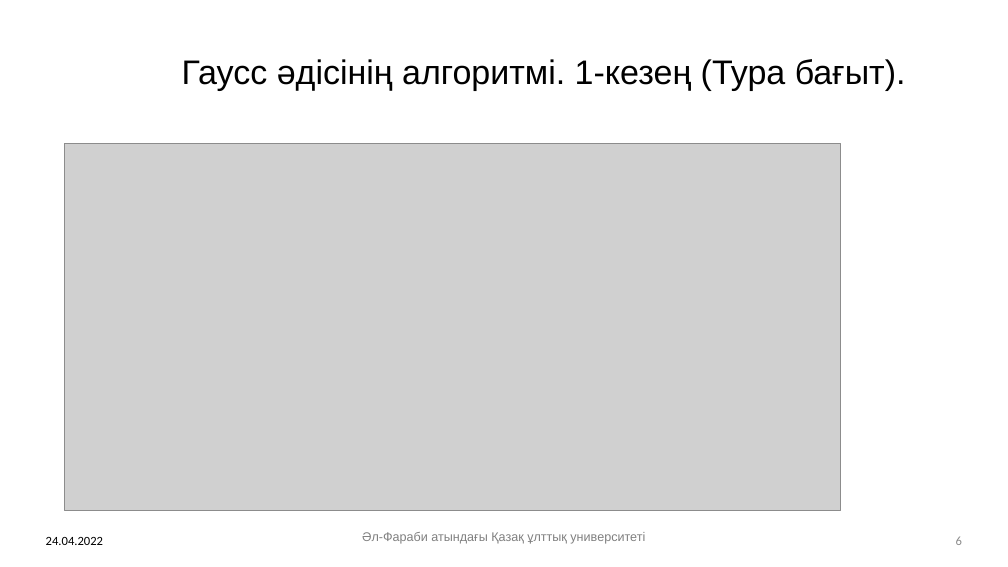
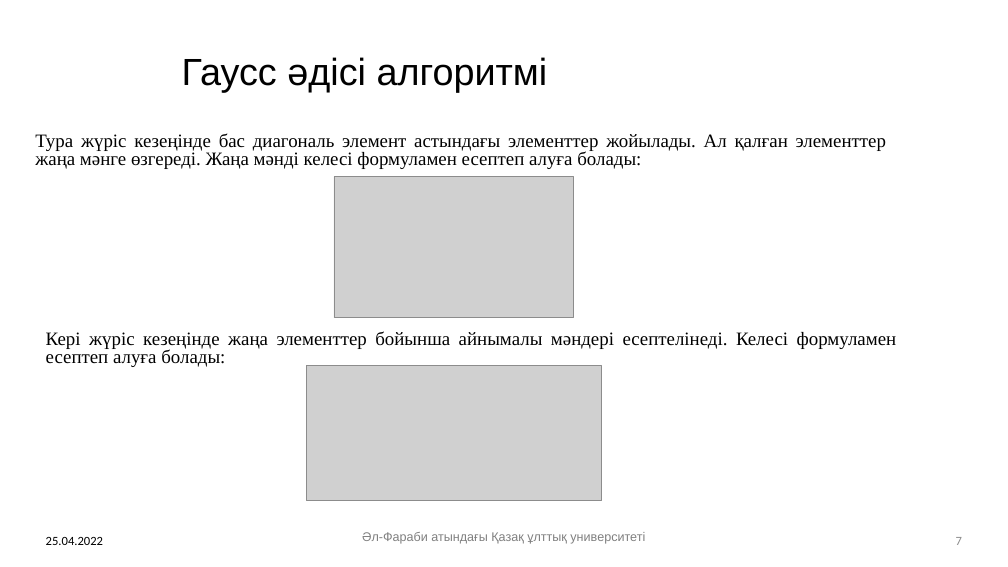
Before and after one commit to Narqyz/satj, a slide deck: slide 7 of Пример каз.pptx (slide 6 before the commit). Drawn at 1008x567 pixels with LibreOffice and Linux fonts; fonts in the diff are those of the drawing; grey boxes stand for pictures; background and template pictures are left out. Boxes give left, top, right and bottom in pixels: in the first picture for what was removed or moved away, otherwise in the second. Text is boxed around its words. In the diff, an @@ line names an element or a change of style, - is before the commit and + after.

Commit message:
слайд Гаусс әдісі обновлен

```diff
--- a/Пример каз.pptx
+++ b/Пример каз.pptx
@@ title at (182,57,548,92): text changed; size 32.4 to 36 pt @@
-Гаусс әдісінің алгоритмі. 1-кезең (Тура бағыт).
+Гаусс әдісі алгоритмі
@@ text added at (35,133,886,169), 18 pt, text #000000 @@
+Тура жүріс кезеңінде бас диагональ элемент астындағы элементтер жойылады. Ал қалған элементтер жаңа мәнге өзгереді. Жаңа мәнді келесі формуламен есептеп алуға болады:
@@ picture removed at (64,144,841,511) @@
@@ picture added at (334,177,574,318) @@
@@ text added at (46,331,897,367), 18 pt, text #000000 @@
+Кері жүріс кезеңінде жаңа элементтер бойынша айнымалы мәндері есептелінеді. Келесі формуламен есептеп алуға болады:
@@ picture added at (306,366,602,501) @@
@@ text at (46,537,103,545): text changed @@
-24.04.2022
+25.04.2022
@@ page number at (956,537,962,545): text changed @@
-6
+7
```
Also in this commit, not shown: 10 other slides changed, 1 slide removed.
